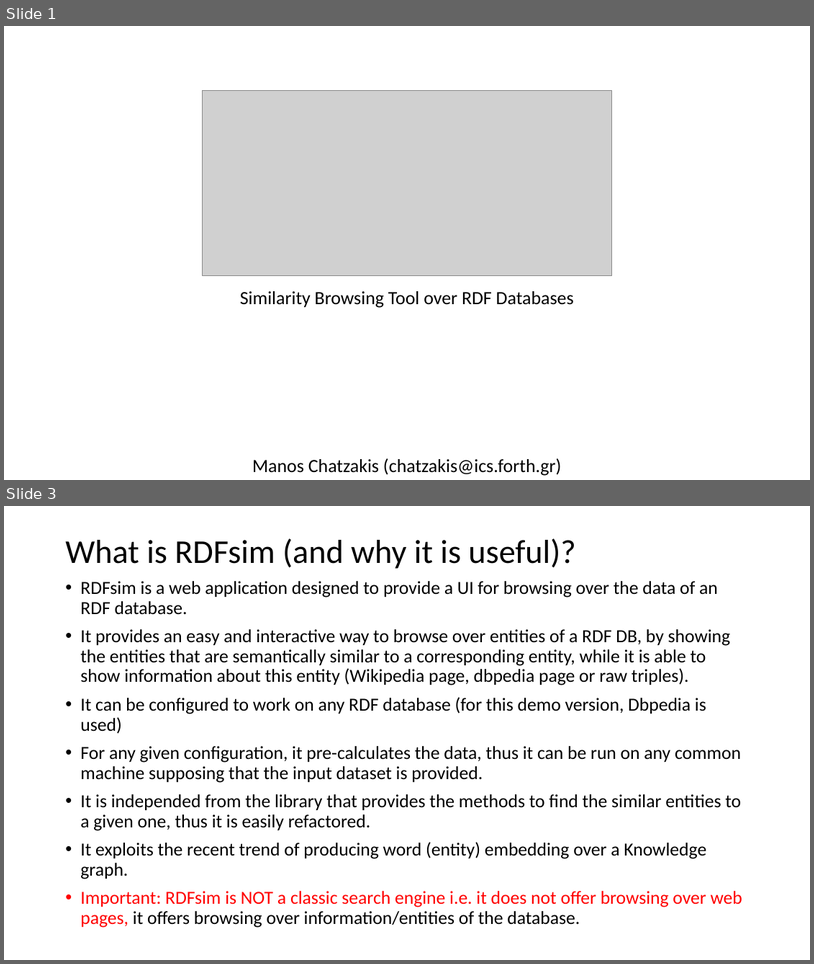
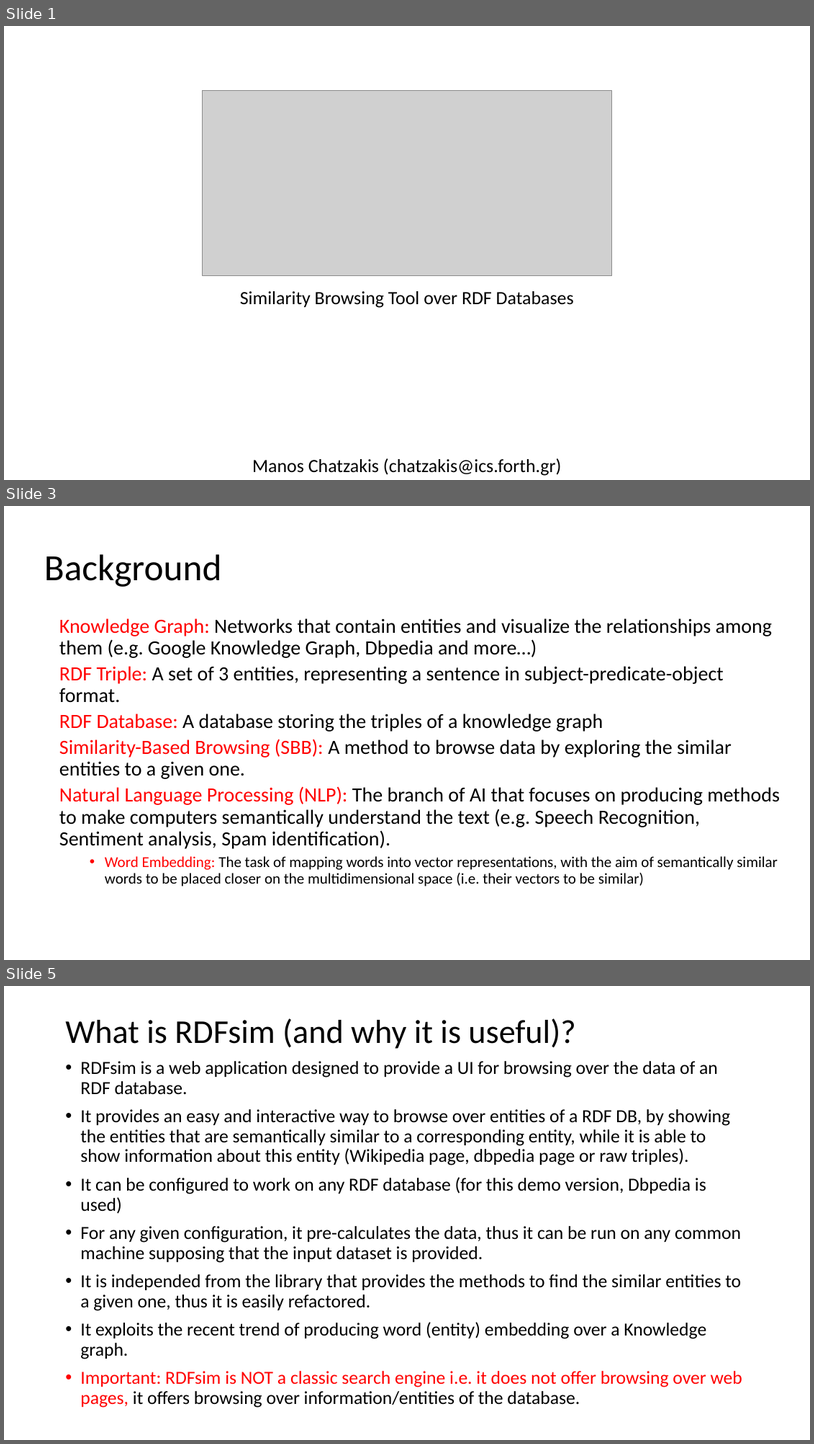
Before and after one commit to MChatzakis/RDFsim, a slide deck: RDFsim/presentation/RDFsim.pptx. Shown one above the other, each under a label of ours: slides 1 and 3 before the commit, slides 1, 3 and 5 after it; the slides between them are not shown. The pictures are 814x964 and 814x1444 pixels, drawn with LibreOffice and Linux fonts; fonts in the diff are those of the drawing; grey boxes stand for pictures. Boxes give left, top, right and bottom in pixels: in the first picture for what was removed or moved away, otherwise in the second. Text is boxed around its words. In the diff, an @@ line names an element or a change of style, - is before the commit and + after.

```diff
--- a/RDFsim/presentation/RDFsim.pptx
+++ b/RDFsim/presentation/RDFsim.pptx
@@ slide 3 added at (x1=4, y1=506, x2=810, y2=960), background #FFFFFF @@
@@ title added at (x1=44, y1=554, x2=222, y2=587), 44 pt, text #000000 @@
+Background
@@ text added at (x1=59, y1=618, x2=780, y2=886), 24 pt, text #000000 @@
+  Knowledge Graph: Networks that contain entities and visualize the relationships among them (e.g. Google Knowledge Graph, Dbpedia and more…)
+  RDF Triple: A set of 3 entities, representing a sentence in subject-predicate-object format.
+  RDF Database: A database storing the triples of a knowledge graph
+  Similarity-Based Browsing (SBB): A method to browse data by exploring the similar entities to a given one.
+  Natural Language Processing (NLP): The branch of AI that focuses on producing methods to make computers semantically understand the text (e.g. Speech Recognition, Sentiment analysis, Spam identification).
+    • Word Embedding: The task of mapping words into vector representations, with the aim of semantically similar words to be placed closer on the multidimensional space (i.e. their vectors to be similar)
@@ what was slide 3 is now slide 5 @@
```
Also in this commit, not shown: 2 slides changed, 1 other slide added, 1 other file.
